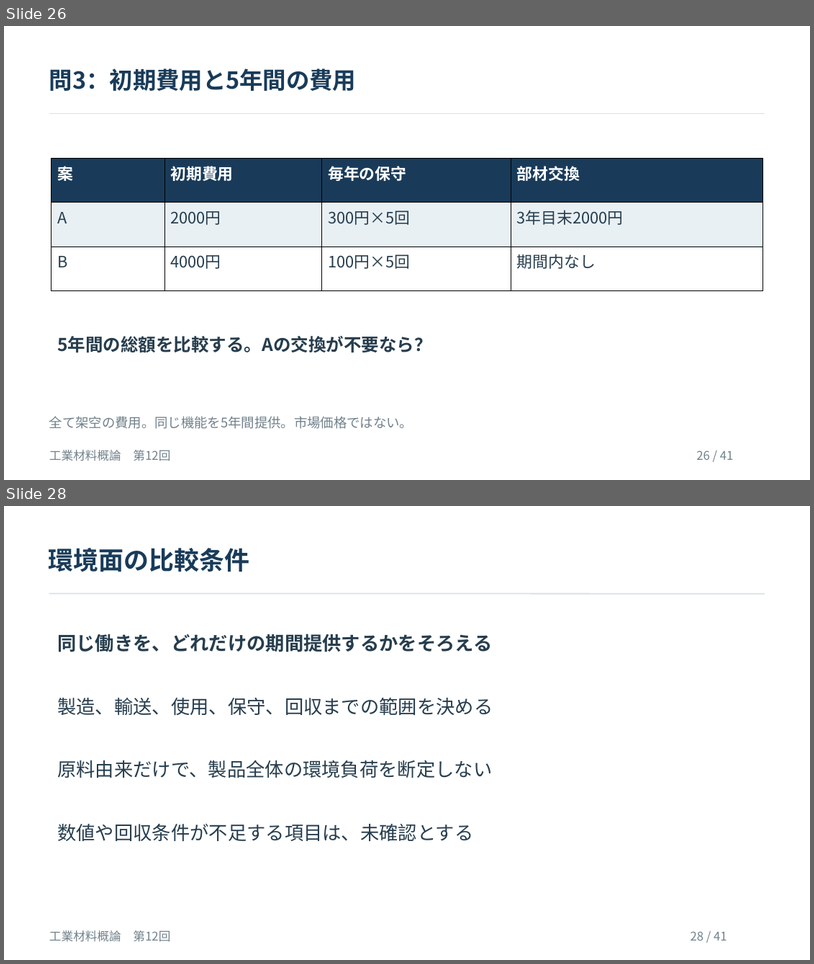
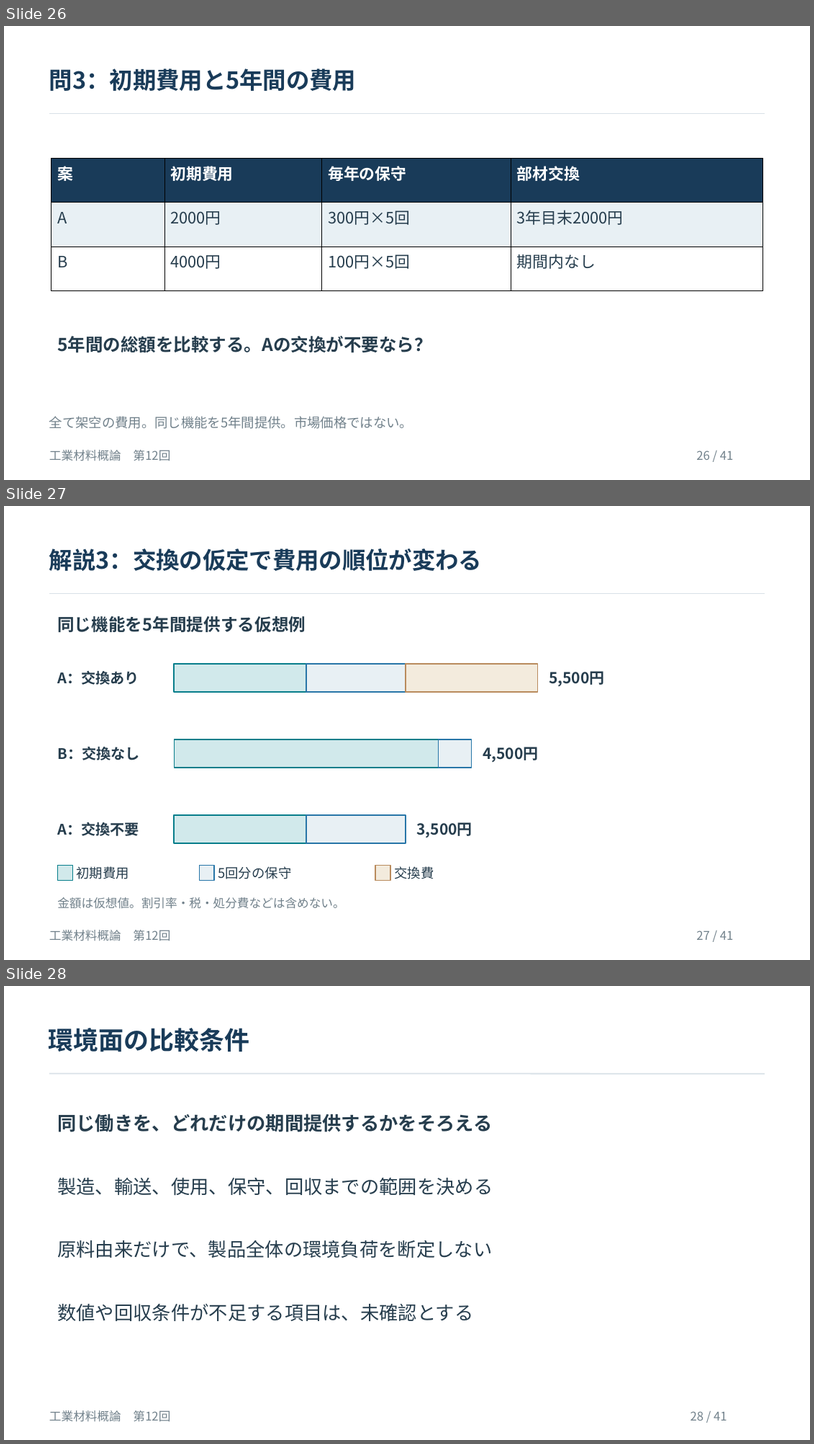
Before and after one commit to zooc-14calbp/industrial-materials-course, a slide deck: 学生用/第12回/12_授業スライド.pptx. Shown one above the other, each under a label of ours: slides 26 and 28 before the commit, slides 26, 27 and 28 after it; the slides between them are not shown. The pictures are 814x964 and 814x1444 pixels, drawn with LibreOffice and Linux fonts; fonts in the diff are those of the drawing. Boxes give left, top, right and bottom in pixels: in the first picture for what was removed or moved away, otherwise in the second. Text is boxed around its words. In the diff, an @@ line names an element or a change of style, - is before the commit and + after.

```diff
--- a/学生用/第12回/12_授業スライド.pptx
+++ b/学生用/第12回/12_授業スライド.pptx
@@ slide 27 added at [4,506,810,960], background #FFFFFF @@
@@ text added at [49,548,482,571], 27.8 pt, text #193B59, bold @@
+解説3：交換の仮定で費用の順位が変わる
@@ freeform shape added at [49,594,765,595], outline #D8E1E7 1.5 pt @@
@@ text added at [57,616,306,632], 20.2 pt, text #263D4D, bold @@
+同じ機能を5年間提供する仮想例
@@ text added at [57,671,139,685], 17.2 pt, text #263D4D, bold @@
+A：交換あり
@@ rectangle added at [174,663,306,692], fill #D1E9EB, outline #087E8B 1.28 pt @@
@@ rectangle added at [306,663,406,692], fill #E8F0F4, outline #2876A8 1.28 pt @@
@@ rectangle added at [406,663,538,692], fill #F3EBDD, outline #B98B5D 1.28 pt @@
@@ text added at [549,671,604,686], 18 pt, text #263D4D, bold @@
+5,500円
@@ rectangle added at [174,739,439,767], fill #D1E9EB, outline #087E8B 1.28 pt @@
@@ rectangle added at [439,739,472,767], fill #E8F0F4, outline #2876A8 1.28 pt @@
@@ text added at [57,746,139,760], 17.2 pt, text #263D4D, bold @@
+B：交換なし
@@ text added at [483,746,538,762], 18 pt, text #263D4D, bold @@
+4,500円
@@ text added at [57,822,139,836], 17.2 pt, text #263D4D, bold @@
+A：交換不要
@@ rectangle added at [174,815,306,843], fill #D1E9EB, outline #087E8B 1.28 pt @@
@@ rectangle added at [306,815,406,843], fill #E8F0F4, outline #2876A8 1.28 pt @@
@@ text added at [417,822,473,837], 18 pt, text #263D4D, bold @@
+3,500円
@@ rectangle added at [58,865,73,880], fill #D1E9EB, outline #087E8B 1.28 pt @@
@@ text added at [77,866,129,879], 15.8 pt, text #263D4D @@
+初期費用
@@ rectangle added at [199,865,214,880], fill #E8F0F4, outline #2876A8 1.28 pt @@
@@ text added at [219,866,292,879], 15.8 pt, text #263D4D @@
+5回分の保守
@@ rectangle added at [376,865,391,880], fill #F3EBDD, outline #B98B5D 1.28 pt @@
@@ text added at [394,866,434,879], 15.8 pt, text #263D4D @@
+交換費
@@ text added at [57,897,345,908], 14.2 pt, text #71818B @@
+金額は仮想値。割引率・税・処分費などは含めない。
@@ text added at [49,929,170,941], 14.2 pt, text #71818B @@
+工業材料概論 第12回
@@ text added at [697,930,733,939], 14.2 pt, text #71818B @@
+27 / 41
```
Also in this commit, not shown: 5 slides changed, 1 slide removed, 21 other files.
